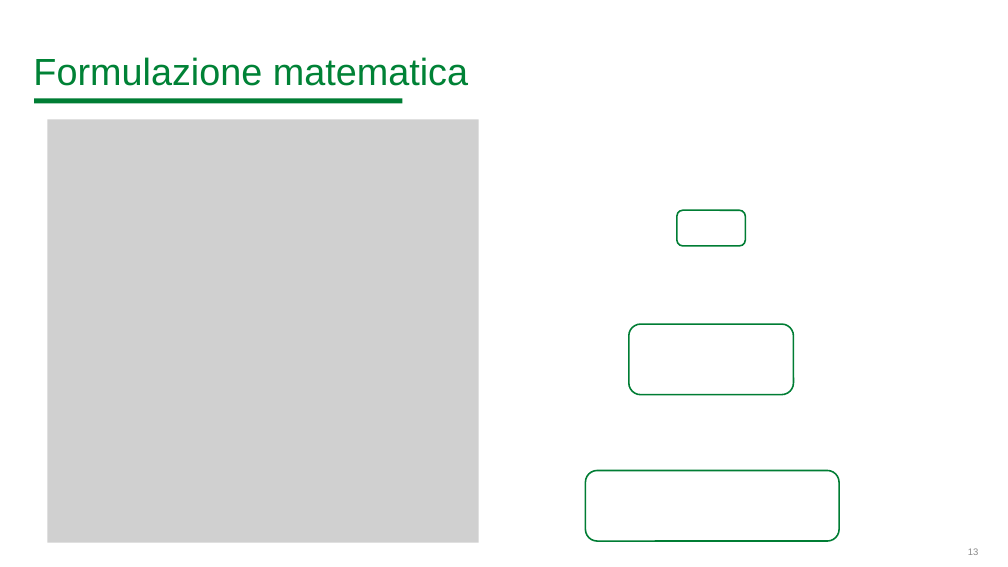
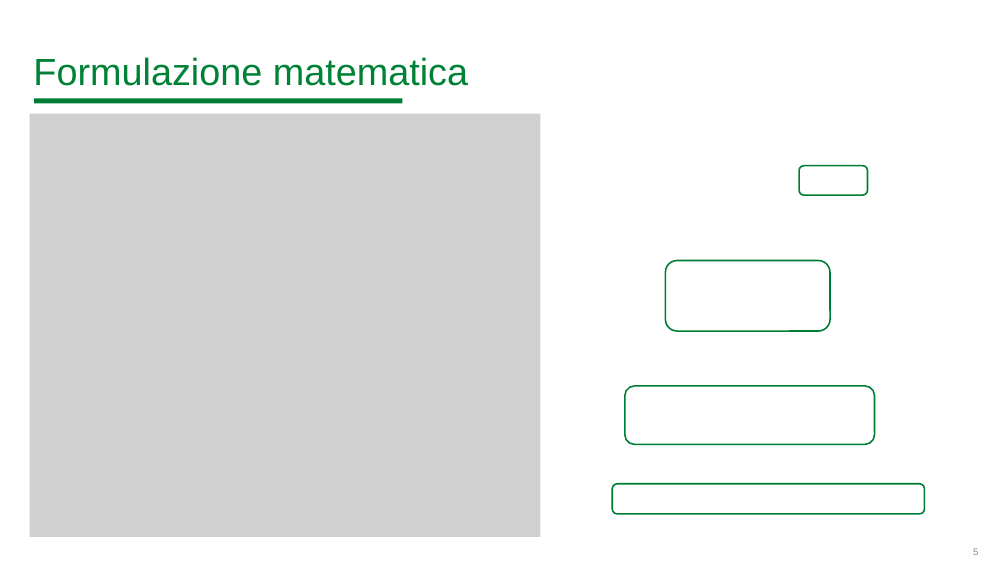
Before and after one commit to BitSquish/Assembly-Line-Balancing, a slide deck: slide 5 of slides/Assembly Line Balancing Problem.pptx (slide 13 before the commit). Drawn at 1008x567 pixels with LibreOffice and Linux fonts; fonts in the diff are those of the drawing; grey boxes stand for pictures; background and template pictures are left out. Boxes give left, top, right and bottom in pixels: in the first picture for what was removed or moved away, otherwise in the second. Text is boxed around its words. In the diff, an @@ line names an element or a change of style, - is before the commit and + after.

```diff
--- a/slides/Assembly Line Balancing Problem.pptx
+++ b/slides/Assembly Line Balancing Problem.pptx
@@ picture: place and size @@
-picture at [48,119,479,543]
+picture at [29,113,541,537]
@@ rounded rectangle: place and size @@
-rounded rectangle at [677,210,746,246]
+rounded rectangle at [799,166,868,195]
@@ rounded rectangle: place and size @@
-rounded rectangle at [629,324,794,395]
+rounded rectangle at [665,261,830,331]
@@ rounded rectangle: place and size @@
-rounded rectangle at [585,470,839,541]
+rounded rectangle at [625,386,875,444]
@@ rounded rectangle added at [613,484,925,514], outline #007D34 1.5 pt @@
@@ page number at [973,548,978,555]: text changed @@
-13
+5
```
Also in this commit, not shown: 15 other slides changed, 12 slides added, 9 slides removed, 1 other file.
